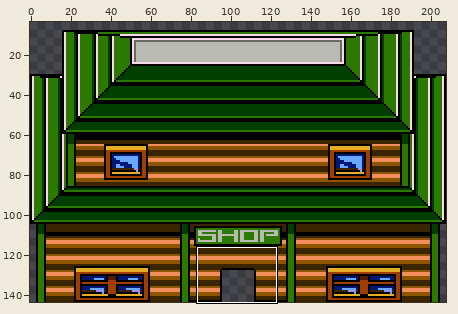
Sprite sheet: assets/images/houses/handymans.png. Above, an overview of the earlier version with the close-up marked.
Close-up. The starting point:
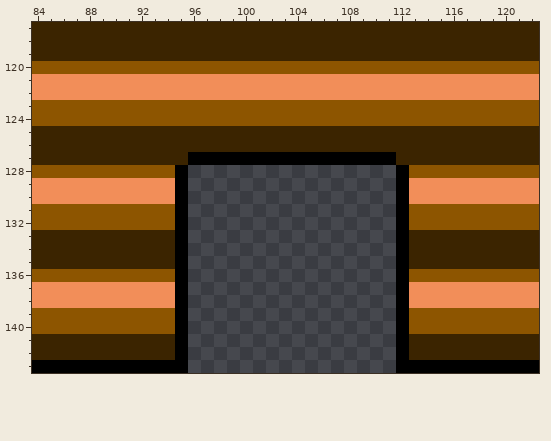
The file is 208x144 pixels. Colours within 5 levels of each other are drawn and written as one. Shown: x 84..122, y 117..143. The wide view leaves out empty margins.
The same view after the edit:
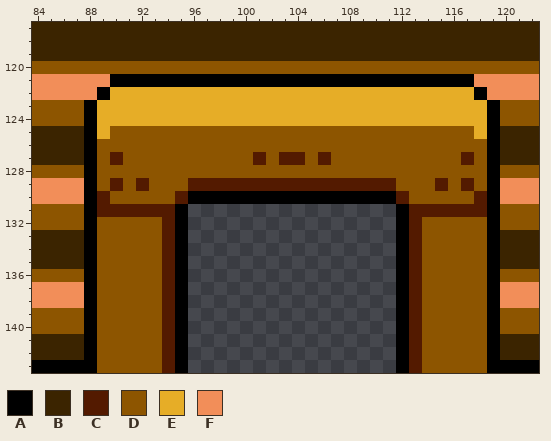
Palette (. is transparent): A #000000  B #3b2400  C #531a00  D #8d5500  E #e6ad27  F #f28e59
Edits made:
Changed rows in their new state; - is an unchanged pixel.
first column x 88:
121 --AAAAAAAAAAAAAAAAAAAAAAAAAAAA--
122 -AEEEEEEEEEEEEEEEEEEEEEEEEEEEEA-
123 AEEEEEEEEEEEEEEEEEEEEEEEEEEEEEEA
124 AEEEEEEEEEEEEEEEEEEEEEEEEEEEEEEA
125 AEDDDDDDDDDDDDDDDDDDDDDDDDDDDDEA
126 ADDDDDDDDDDDDDDDDDDDDDDDDDDDDDDA
127 ADCDDDDDDDDDDCDCCDCDDDDDDDDDDCDA
128 A------DDDDDDDDDDDDDDDDDD------A
129 ADCDCDDDCCCCCCCCCCCCCCCCDDDCDCDA
130 ACDDDDDCAAAAAAAAAAAAAAAACDDDDDCA
131 ACCCCCC------------------CCCCCCA
132 A-----C------------------C-----A
133 ADDDDDC------------------CDDDDDA
134 ADDDDDC------------------CDDDDDA
135 ADDDDDC------------------CDDDDDA
136 A-----C------------------C-----A
137 ADDDDDC------------------CDDDDDA
138 ADDDDDC------------------CDDDDDA
139 A-----C------------------C-----A
140 A-----C------------------C-----A
141 ADDDDDC------------------CDDDDDA
142 ADDDDDC------------------CDDDDDA
143 -DDDDDC------------------CDDDDD-
Changed places in both close-ups, as pixel boxes (x1, y1, x2, y2):
changed: (84, 74, 500, 373)
